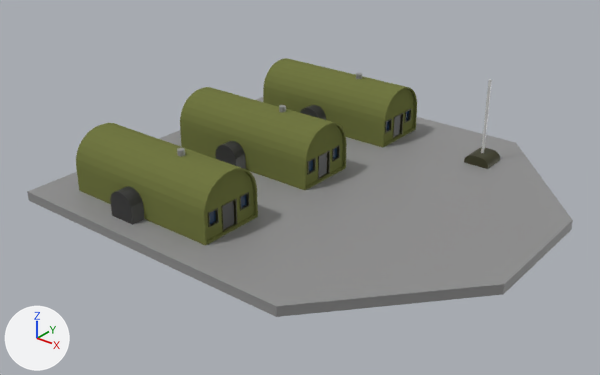
An edit to the Blender file Казарма.blend, drawn before and after from the same camera.
The view is the same before and after, from a 50 mm lens placed at (31.4, -19.9, 17.9), pointed at (9.0, 8.2, 0.5). Lighting does not change. The marker at lower left points along +X, +Y and +Z.

Objects in the first picture: 'Блоки/Щит.001', 'Блоки/Щит.002', 'Казарма', 'Казарма.001', 'Казарма.002', 'Флаг', 'Фундамент'.
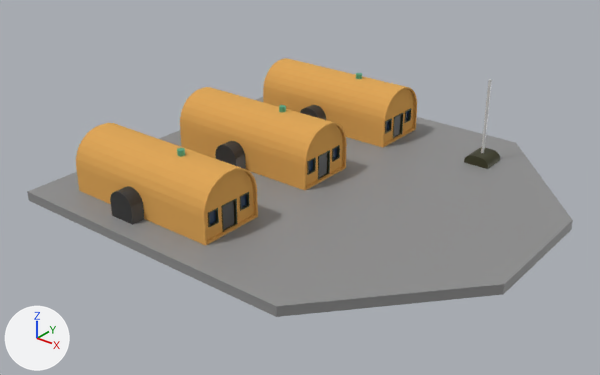
Boxes [x1, y1, x2, y2] around the edits, measured in the pictures (600 x 375 px):
'Казарма.001', recoloured (yellow to orange): [76, 123, 258, 245] in both
'Казарма.002', recoloured (yellow to orange): [180, 87, 347, 190] in both
'Казарма', recoloured (yellow to orange): [263, 58, 417, 148] in both

What changed in the scene script:
```text
Change mat_база:
    mat_база.base_color: (0.197, 0.219, 0.0669) -> (0.799, 0.445, 0.122)  # yellow #7b8149 -> orange #e7b262
```
